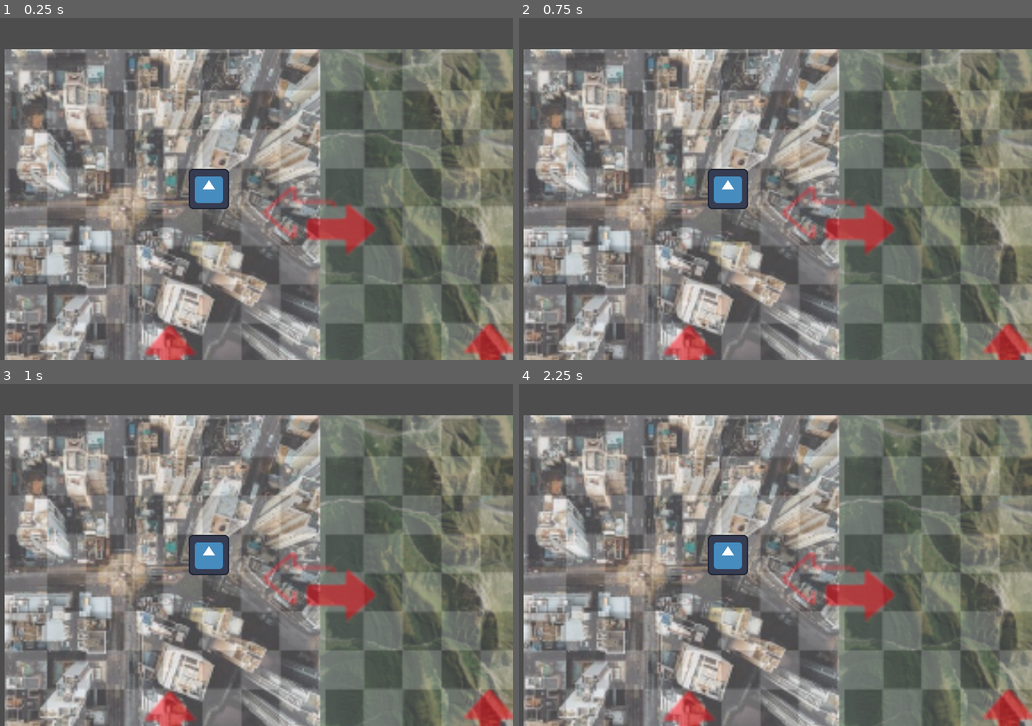
Above: before the commit, frames 1-4 (two rows, left to right).
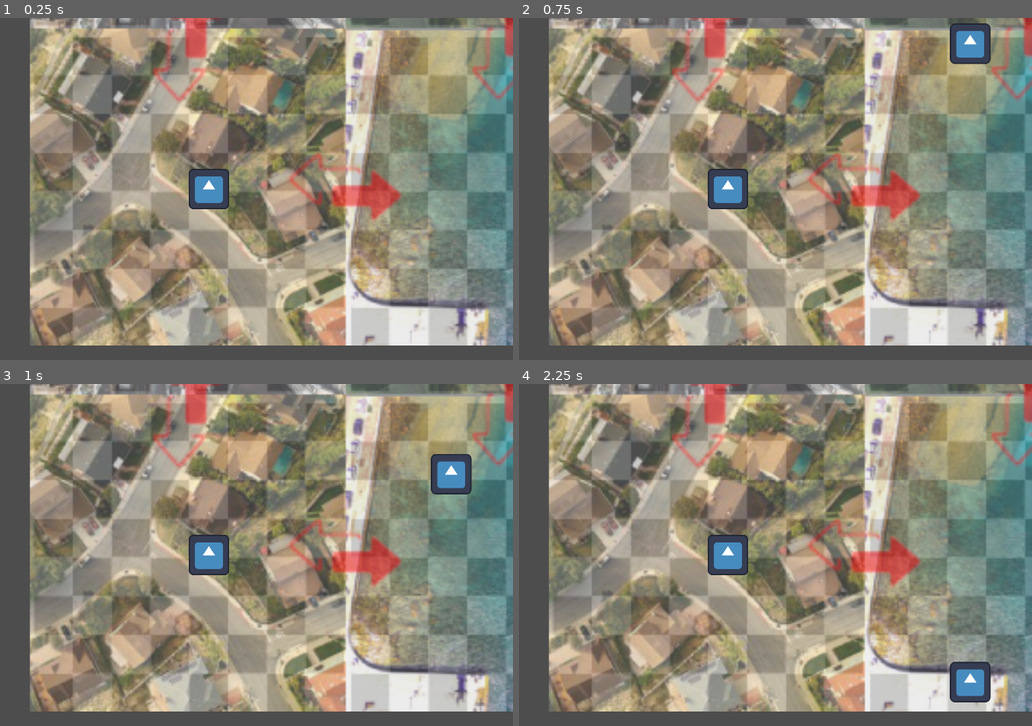
Above: after the commit, the same moments.

Repository: funny-man-jpg/Assignment5
Game: Godot game, scene res://main.tscn
The game is run twice, just before and just after one commit, with the same random seed, the same clock (stepped at 60 frames per second) and the same inputs. The engine's default icon, where the game draws it, is replaced by a stand-in: a white triangle on a blue panel in a dark square.
Inputs:
- Up to frame 1 (0.25 s): no input
- Up to frame 2 (0.75 s): tap Enter at 0.5 s; hold D (move_right) from 0.53 s (still down)
- Up to frame 3 (1 s): keep holding D (move_right)
- Up to frame 4 (2.25 s): release D (move_right) at 1.28 s; hold S (move_down) 1.28-2.03 s; tap Space at 2 s; hold D (move_right) from 2.03 s (still down)

The runs differ from the first frame. In frame 1, 84% of the frame differs, in the area x 0-100%, y 0-100%; in frame 2, 84%; in frame 3, 84%; in frame 4, 84%.

Commit message:
we're cooked

Diff:
--- a/Player.gd
+++ b/Player.gd
@@ -11,14 +11,19 @@
 func _process(delta):
 	var velocity = Vector2.ZERO
 	if Input.is_action_pressed("move_right"):
-		velocity.x += 1
+		#velocity.x += 1
+		apply_central_impulse(Vector2(speed * delta, 0))
 	if Input.is_action_pressed("move_left"):
-		velocity.x -= 1
+		#velocity.x -= 1
+		apply_central_impulse(Vector2(-(speed * delta), 0))
 	if Input.is_action_pressed("move_down"):
-		velocity.y += 1
+		#velocity.y += 1
+		apply_central_impulse(Vector2(0, speed * delta))
 	if Input.is_action_pressed("move_up"):
-		velocity.y -= 1
+		#velocity.y -= 1
+		apply_central_impulse(Vector2(0, -(speed * delta)))
 
-	if velocity.length() > 0:
-		velocity = velocity.normalized() * speed
-	position += velocity * delta
+
+	#if velocity.length() > 0:
+		#velocity = velocity.normalized() * speed
+	#position += velocity * delta
--- a/barriers.tscn
+++ b/barriers.tscn
@@ -6,6 +6,7 @@
 
 [node name="barriers" type="StaticBody2D"]
 physics_material_override = SubResource("PhysicsMaterial_4cucj")
+metadata/_edit_group_ = true
 
 [node name="CollisionShape2D" type="CollisionShape2D" parent="."]
 shape = SubResource("RectangleShape2D_2uyjh")
--- a/main.tscn
+++ b/main.tscn
@@ -1,8 +1,23 @@
-[gd_scene load_steps=4 format=3 uid="uid://qypn2vkcfaom"]
+[gd_scene load_steps=7 format=3 uid="uid://qypn2vkcfaom"]
 
 [ext_resource type="Texture2D" uid="uid://c1nnq4p6thwya" path="res://Assets/gameBoard.png" id="1_61o5k"]
 [ext_resource type="PackedScene" uid="uid://c5t72gurcjaxs" path="res://barriers.tscn" id="3_5eas0"]
 [ext_resource type="PackedScene" uid="uid://vnp2c6qf6t0v" path="res://player.tscn" id="3_jyohp"]
+[ext_resource type="Texture2D" uid="uid://rgc2fqjbhy16" path="res://icon.svg" id="4_tx2w7"]
+
+[sub_resource type="CircleShape2D" id="CircleShape2D_t6pq5"]
+radius = 89.0
+
+[sub_resource type="SpriteFrames" id="SpriteFrames_v72j1"]
+animations = [{
+"frames": [{
+"duration": 1.0,
+"texture": ExtResource("4_tx2w7")
+}],
+"loop": true,
+"name": &"default",
+"speed": 5.0
+}]
 
 [node name="Main" type="Node"]
 
@@ -28,4 +43,14 @@
 scale = Vector2(100, 1)
 
 [node name="Player" parent="." instance=ExtResource("3_jyohp")]
-position = Vector2(646, 441)
+position = Vector2(565, 1502)
+
+[node name="RigidBody2D" type="RigidBody2D" parent="."]
+
+[node name="CollisionShape2D" type="CollisionShape2D" parent="RigidBody2D"]
+position = Vector2(1330, 769)
+shape = SubResource("CircleShape2D_t6pq5")
+
+[node name="AnimatedSprite2D" type="AnimatedSprite2D" parent="RigidBody2D"]
+position = Vector2(1330, 780)
+sprite_frames = SubResource("SpriteFrames_v72j1")
--- a/project.godot
+++ b/project.godot
@@ -19,6 +19,8 @@
 
 window/size/viewport_width=1920
 window/size/viewport_height=1080
+window/size/mode=3
+window/vsync/vsync_mode=0
 
 [input]
 
